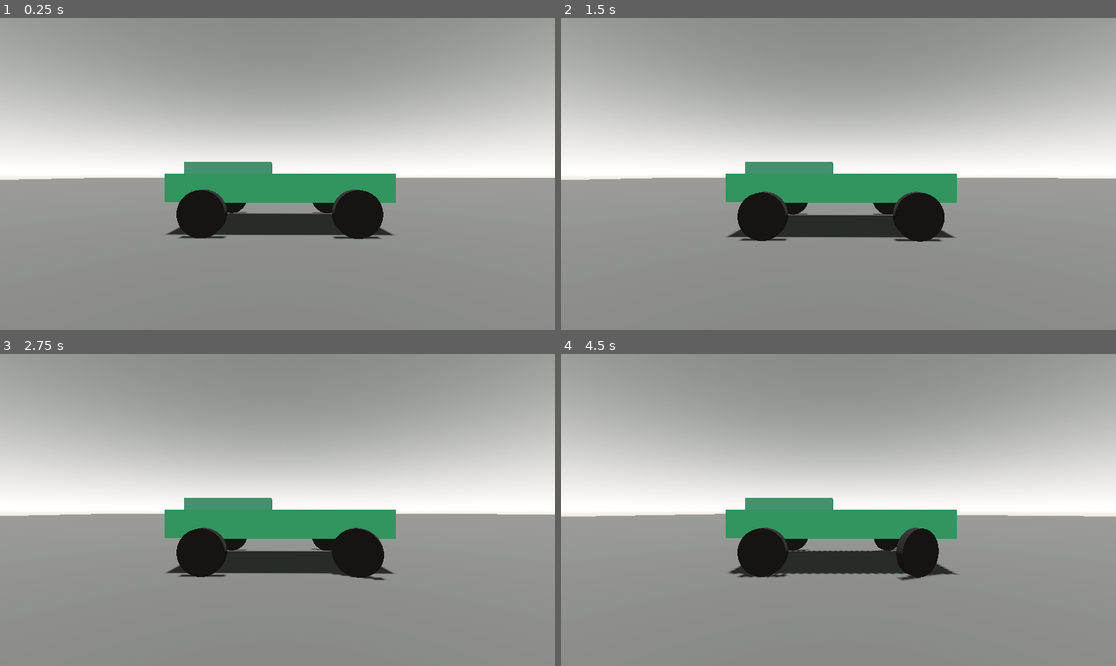
Above: before the commit, frames 1-4 (two rows, left to right).
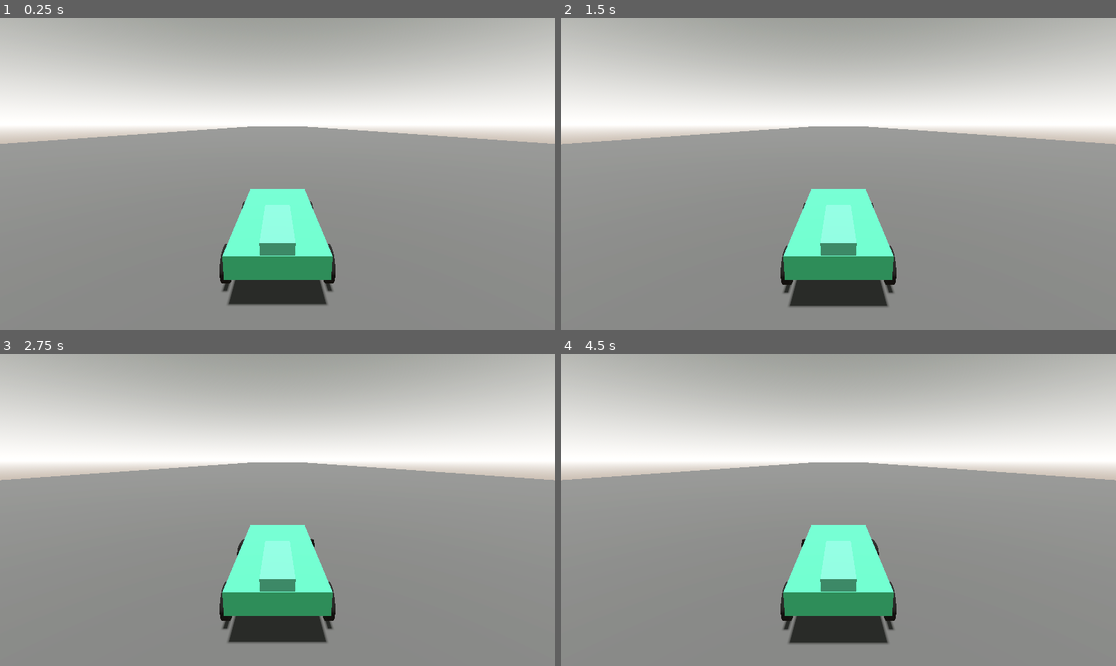
Above: after the commit, the same moments.

Repository: fbcs-jourdan/gamejam3
Game: Godot game, scene res://world.tscn
Two runs of this game, one before a commit and one after it. Both use one fixed random seed, a clock stepped at 60 frames per second and the inputs below. The engine's default icon, where the game draws it, is replaced by a stand-in: a white triangle on a blue panel in a dark square.
Inputs:
- Up to frame 1 (0.25 s): no input
- Up to frame 2 (1.5 s): hold D (right) 0.53-1.28 s; tap Enter at 1.25 s; hold Space (handbrake, bound only after the commit) from 1.28 s (still down)
- Up to frame 3 (2.75 s): release Space (handbrake, bound only after the commit) at 2.03 s; hold D (right) from 2.03 s (still down)
- Up to frame 4 (4.5 s): tap Enter at 2.75 s; release D (right) at 2.78 s; hold W (accelerate) 2.78-3.53 s; hold A (left) from 3.53 s (still down)

The runs differ from the first frame. In frame 1, 60% of the frame differs, in the area x 0-100%, y 0-93%; in frame 2, 60%; in frame 3, 61%; in frame 4, 61%.
Error after the commit: Cannot call method 'sample_baked' on a null value. (res://raycastcar.gd:67)

Commit message:
add drifting and skidmarks

Diff:
--- a/night-racing/node_3d.tscn
+++ b/night-racing/node_3d.tscn
@@ -3,6 +3,7 @@
 [ext_resource type="Texture2D" uid="uid://c3d18c0dhkxpj" path="res://icon.svg" id="1_a202f"]
 [ext_resource type="Script" uid="uid://c8qb7ltk2ullt" path="res://raycastcar.gd" id="2_a0tk4"]
 [ext_resource type="Script" uid="uid://bkjiibcyvbsub" path="res://raycast_wheels.gd" id="3_r3fl7"]
+[ext_resource type="PackedScene" uid="uid://dpp8j2idlh8ue" path="res://sedan-sports.glb" id="4_r3fl7"]
 
 [sub_resource type="ProceduralSkyMaterial" id="ProceduralSkyMaterial_a0tk4"]
 sky_top_color = Color(0.40029314, 0.41218975, 0.39441738, 1)
@@ -42,6 +43,12 @@
 [sub_resource type="BoxShape3D" id="BoxShape3D_jsk3o"]
 size = Vector3(2, 0.5, 4)
 
+[sub_resource type="Curve" id="Curve_r3fl7"]
+_data = [Vector2(0, 1), 0.0, 0.0, 0, 0, Vector2(0.5, 0.85), 0.0, 0.0, 0, 0, Vector2(1, 0.1), 0.0, 0.0, 0, 0]
+point_count = 3
+metadata/_snap_enabled = true
+metadata/_snap_count = 20
+
 [sub_resource type="CylinderMesh" id="CylinderMesh_4arys"]
 top_radius = 0.4
 bottom_radius = 0.4
@@ -49,6 +56,24 @@
 
 [sub_resource type="StandardMaterial3D" id="StandardMaterial3D_6iypd"]
 albedo_color = Color(0, 0, 0, 1)
+
+[sub_resource type="Gradient" id="Gradient_a0tk4"]
+colors = PackedColorArray(0, 0, 0, 1, 0, 0, 0, 0.4)
+
+[sub_resource type="GradientTexture1D" id="GradientTexture1D_r3fl7"]
+gradient = SubResource("Gradient_a0tk4")
+
+[sub_resource type="ParticleProcessMaterial" id="ParticleProcessMaterial_jka67"]
+gravity = Vector3(0, 0, 0)
+color_ramp = SubResource("GradientTexture1D_r3fl7")
+
+[sub_resource type="StandardMaterial3D" id="StandardMaterial3D_i5arm"]
+transparency = 1
+vertex_color_use_as_albedo = true
+
+[sub_resource type="QuadMesh" id="QuadMesh_wc5p8"]
+material = SubResource("StandardMaterial3D_i5arm")
+orientation = 1
 
 [node name="Node3D" type="Node3D" unique_id=592978772]
 
@@ -66,16 +91,18 @@
 size = Vector3(100, 1, 548.1748)
 material = SubResource("StandardMaterial3D_noarx")
 
-[node name="Car" type="RigidBody3D" parent="." unique_id=1645376756 node_paths=PackedStringArray("wheels")]
+[node name="Car" type="RigidBody3D" parent="." unique_id=1645376756 node_paths=PackedStringArray("wheels", "skid_marks")]
 transform = Transform3D(1, 0, 0, 0, 1, 0, 0, 0, 1, 0, 0.51984537, 0)
 mass = 50.0
 script = ExtResource("2_a0tk4")
 wheels = [NodePath("WheelFL"), NodePath("WheelRL"), NodePath("WheelFR"), NodePath("WheelRR")]
-acceleration = 150.0
+acceleration = 800.0
 accel_curve = SubResource("Curve_a0tk4")
+skid_marks = [NodePath("SkidMarks/GPUParticles3D"), NodePath("SkidMarks/GPUParticles3D2"), NodePath("SkidMarks/GPUParticles3D3"), NodePath("SkidMarks/GPUParticles3D4")]
 
 [node name="CarMesh" type="MeshInstance3D" parent="Car" unique_id=829241025]
 transform = Transform3D(1, 0, 0, 0, 1, 0, 0, 0, 1, 0, 0.5, 0)
+visible = false
 mesh = SubResource("BoxMesh_r3fl7")
 surface_material_override/0 = SubResource("StandardMaterial3D_jka67")
 
@@ -90,11 +117,13 @@
 
 [node name="WheelFL" type="RayCast3D" parent="Car" unique_id=1700809565]
 transform = Transform3D(1, 0, 0, 0, 1, 0, 0, 0, 1, -1.1, 0.523, -1.3)
-enabled = false
-script = ExtResource("3_r3fl7")
-spring_strength = 8000.0
-spring_damping = 120.0
-over_extend = 0.2
+visible = false
+enabled = false
+script = ExtResource("3_r3fl7")
+spring_strength = 8000.0
+spring_damping = 120.0
+over_extend = 0.2
+grip_curve = SubResource("Curve_r3fl7")
 
 [node name="Wheel" type="MeshInstance3D" parent="Car/WheelFL" unique_id=1395176069]
 transform = Transform3D(-4.371139e-08, -1, 0, 1, -4.371139e-08, 0, 0, 0, 1, 0, -0.5, 0)
@@ -103,12 +132,14 @@
 
 [node name="WheelRL" type="RayCast3D" parent="Car" unique_id=1723664516]
 transform = Transform3D(1, 0, 0, 0, 1, 0, 0, 0, 1, -1.1, 0.523, 1.3)
+visible = false
 enabled = false
 script = ExtResource("3_r3fl7")
 spring_strength = 8000.0
 spring_damping = 120.0
 over_extend = 0.2
 is_motor = true
+grip_curve = SubResource("Curve_r3fl7")
 
 [node name="Wheel" type="MeshInstance3D" parent="Car/WheelRL" unique_id=1126145138]
 transform = Transform3D(-4.371139e-08, -1, 0, 1, -4.371139e-08, 0, 0, 0, 1, 0, -0.5, 0)
@@ -117,11 +148,13 @@
 
 [node name="WheelFR" type="RayCast3D" parent="Car" unique_id=433685216]
 transform = Transform3D(1, 0, 0, 0, 1, 0, 0, 0, 1, 1.1, 0.523, -1.3)
-enabled = false
-script = ExtResource("3_r3fl7")
-spring_strength = 8000.0
-spring_damping = 120.0
-over_extend = 0.2
+visible = false
+enabled = false
+script = ExtResource("3_r3fl7")
+spring_strength = 8000.0
+spring_damping = 120.0
+over_extend = 0.2
+grip_curve = SubResource("Curve_r3fl7")
 
 [node name="Wheel" type="MeshInstance3D" parent="Car/WheelFR" unique_id=2111439583]
 transform = Transform3D(-4.371139e-08, -1, 0, 1, -4.371139e-08, 0, 0, 0, 1, 0, -0.5, 0)
@@ -130,17 +163,61 @@
 
 [node name="WheelRR" type="RayCast3D" parent="Car" unique_id=1023810021]
 transform = Transform3D(1, 0, 0, 0, 1, 0, 0, 0, 1, 1.1, 0.523, 1.3)
+visible = false
 enabled = false
 script = ExtResource("3_r3fl7")
 spring_strength = 8000.0
 spring_damping = 120.0
 over_extend = 0.2
 is_motor = true
+grip_curve = SubResource("Curve_r3fl7")
 
 [node name="Wheel" type="MeshInstance3D" parent="Car/WheelRR" unique_id=2145616863]
 transform = Transform3D(-4.371139e-08, -1, 0, 1, -4.371139e-08, 0, 0, 0, 1, 0, -0.5, 0)
 mesh = SubResource("CylinderMesh_4arys")
 surface_material_override/0 = SubResource("StandardMaterial3D_6iypd")
 
+[node name="SkidMarks" type="Node3D" parent="Car" unique_id=886414300]
+
+[node name="GPUParticles3D" type="GPUParticles3D" parent="Car/SkidMarks" unique_id=408095602]
+transform = Transform3D(1, 0, 0, 0, 1, 0, 0, 0, 1, -3.6869078, 0, 0)
+emitting = false
+amount = 150
+lifetime = 1.5
+fixed_fps = 60
+process_material = SubResource("ParticleProcessMaterial_jka67")
+draw_pass_1 = SubResource("QuadMesh_wc5p8")
+
+[node name="GPUParticles3D2" type="GPUParticles3D" parent="Car/SkidMarks" unique_id=1130825711]
+transform = Transform3D(1, 0, 0, 0, 1, 0, 0, 0, 1, -3.6869078, 0, 0)
+emitting = false
+amount = 150
+lifetime = 1.5
+fixed_fps = 60
+process_material = SubResource("ParticleProcessMaterial_jka67")
+draw_pass_1 = SubResource("QuadMesh_wc5p8")
+
+[node name="GPUParticles3D3" type="GPUParticles3D" parent="Car/SkidMarks" unique_id=1927931035]
+transform = Transform3D(1, 0, 0, 0, 1, 0, 0, 0, 1, -3.6869078, 0, 0)
+emitting = false
+amount = 150
+lifetime = 1.5
+fixed_fps = 60
+process_material = SubResource("ParticleProcessMaterial_jka67")
+draw_pass_1 = SubResource("QuadMesh_wc5p8")
+
+[node name="GPUParticles3D4" type="GPUParticles3D" parent="Car/SkidMarks" unique_id=581346579]
+transform = Transform3D(1, 0, 0, 0, 1, 0, 0, 0, 1, -3.6869078, 0, 0)
+emitting = false
+amount = 150
+lifetime = 1.5
+fixed_fps = 60
+process_material = SubResource("ParticleProcessMaterial_jka67")
+draw_pass_1 = SubResource("QuadMesh_wc5p8")
+
 [node name="Camera3D" type="Camera3D" parent="Car" unique_id=729103692]
-transform = Transform3D(1, 0, 0, 0, 1, 0, 0, 0, 1, 0.12793493, 1.9689571, 4.85993)
+transform = Transform3D(1, 0, 0, 0, 0.8962776, 0.4434936, 0, -0.4434936, 0.8962776, 0, 2.783329, 4.0438557)
+fov = 89.6
+
+[node name="sedan-sports" parent="Car" unique_id=1573167100 instance=ExtResource("4_r3fl7")]
+transform = Transform3D(-1.985, 0, -1.7353422e-07, 0, 1.985, 0, 1.7353422e-07, 0, -1.985, 0, -0.51984537, 0)
--- a/night-racing/project.godot
+++ b/night-racing/project.godot
@@ -37,6 +37,11 @@
 "events": [Object(InputEventKey,"resource_local_to_scene":false,"resource_name":"","device":-1,"window_id":0,"alt_press …(192 unchanged characters)…
 ]
 }
+handbrake={
+"deadzone": 0.2,
+"events": [Object(InputEventKey,"resource_local_to_scene":false,"resource_name":"","device":-1,"window_id":0,"alt_pressed":false,"shift_pressed":false,"ctrl_pressed":false,"meta_pressed":false,"pressed":false,"keycode":0,"physical_keycode":32,"key_label":0,"unicode":32,"location":0,"echo":false,"script":null)
+]
+}
 
 [physics]
 
--- a/night-racing/raycast_wheels.gd
+++ b/night-racing/raycast_wheels.gd
@@ -7,5 +7,6 @@
 @export var over_extend	 := 0.0
 @export var wheel_radius := 0.4
 @export var is_motor := false
+@export var grip_curve : Curve
 
 @onready var wheel: Node3D = get_child(0)
--- a/night-racing/raycastcar.gd
+++ b/night-racing/raycastcar.gd
@@ -8,9 +8,18 @@
 @export var tire_turn_speed := 2.0
 @export var tire_max_turn_degrees := 25
 
+@export var skid_marks: Array[GPUParticles3D]
+
 var motor_input := 0
+var hand_brake := false
+var is_slipping := false
 
 func _unhandled_input(event: InputEvent) -> void:
+	if event.is_action_pressed("handbrake"):
+		hand_brake = true
+		is_slipping = true
+	elif event.is_action_released("handbrake"):
+		hand_brake = false
 	if event.is_action_pressed("accelerate"):
 		motor_input = 1
 	elif event.is_action_released("accelerate"):
@@ -36,27 +45,51 @@
 
 func _physics_process(delta: float) -> void:
 	_basic_steering_rotation(delta)
+	var id := 0
 	for wheel in wheels:
 		wheel.force_raycast_update()
 		_do_single_wheel_suspension(wheel)
 		_do_single_wheel_acceleration(wheel)
-		_do_single_wheel_traction(wheel)
+		_do_single_wheel_traction(wheel, id)
+		id += 1
 
 func _get_point_velocity(point: Vector3) -> Vector3:
 	return linear_velocity + angular_velocity.cross(point - global_position)
 
-func _do_single_wheel_traction(ray: RaycastWheel) -> void:
+func _do_single_wheel_traction(ray: RaycastWheel, idx: int) -> void:
 	if not ray.is_colliding(): return
 
 	var steer_side_dir := ray.global_basis.x
 	var tire_vel := _get_point_velocity(ray.wheel.global_position)
 	var steering_x_vel := steer_side_dir.dot(tire_vel)
-	var x_traction := 1.0
+
+	var grip_factor := absf(steering_x_vel/tire_vel.length())
+	var x_traction := ray.grip_curve.sample_baked(grip_factor)
+
+	skid_marks[idx].global_position = ray.get_collision_point() + Vector3.UP * 0.01
+	skid_marks[idx].look_at(skid_marks[idx].global_position + global_basis.z)
+
+	if not hand_brake and grip_factor < 0.2:
+		is_slipping = false
+		skid_marks[idx].emitting = false
+
+	if hand_brake:
+		x_traction = 0.01
+		if not skid_marks[idx].emitting:
+			skid_marks[idx].emitting = true
+	elif is_slipping:
+		x_traction = 0.1
+
 	var gravity: float = ProjectSettings.get_setting("physics/3d/default_gravity")
 	var x_force := -steer_side_dir * steering_x_vel * x_traction * ((mass*gravity)/4.0)
 
+	var f_vel := -ray.global_basis.z.dot(tire_vel)
+	var z_traction := 0.05
+	var z_force := global_basis.z * f_vel * z_traction * ((mass*gravity)/4.0)
+
 	var force_pos := ray.wheel.global_position - global_position
 	apply_force(x_force, force_pos)
+	apply_force(z_force, force_pos)
 
 func _do_single_wheel_acceleration(ray: RaycastWheel) -> void:
 	var forward_dir := -ray.global_basis.z
--- a/night-racing/world.tscn
+++ b/night-racing/world.tscn
@@ -75,7 +75,7 @@
 mass = 50.0
 script = ExtResource("2_fj7yv")
 wheels = [NodePath("WheelFL"), NodePath("WheelRL"), NodePath("WheelFR"), NodePath("WheelRR")]
-acceleration = 150.0
+acceleration = 800.0
 accel_curve = SubResource("Curve_tlwt5")
 
 [node name="CarMesh" type="MeshInstance3D" parent="Car" unique_id=1675081391]
@@ -147,4 +147,4 @@
 surface_material_override/0 = SubResource("StandardMaterial3D_036b0")
 
 [node name="Camera3D" type="Camera3D" parent="Car" unique_id=1237257068]
-transform = Transform3D(-0.009250076, 0, 0.9999572, 0, 1, 0, -0.9999572, 0, -0.009250076, 4.516428, 0.7449503, 0)
+transform = Transform3D(1, 0, 0, 0, 0.9717513, 0.23600718, 0, -0.23600718, 0.9717513, 0, 3.0642366, 5.2208447)
